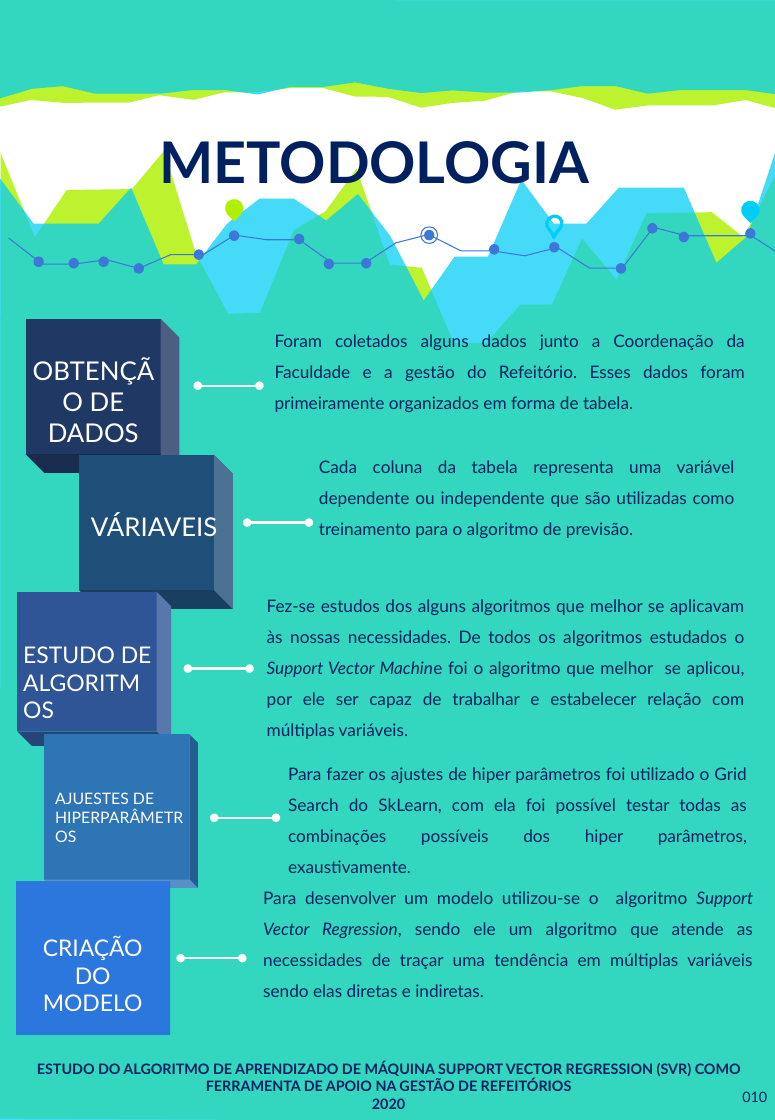
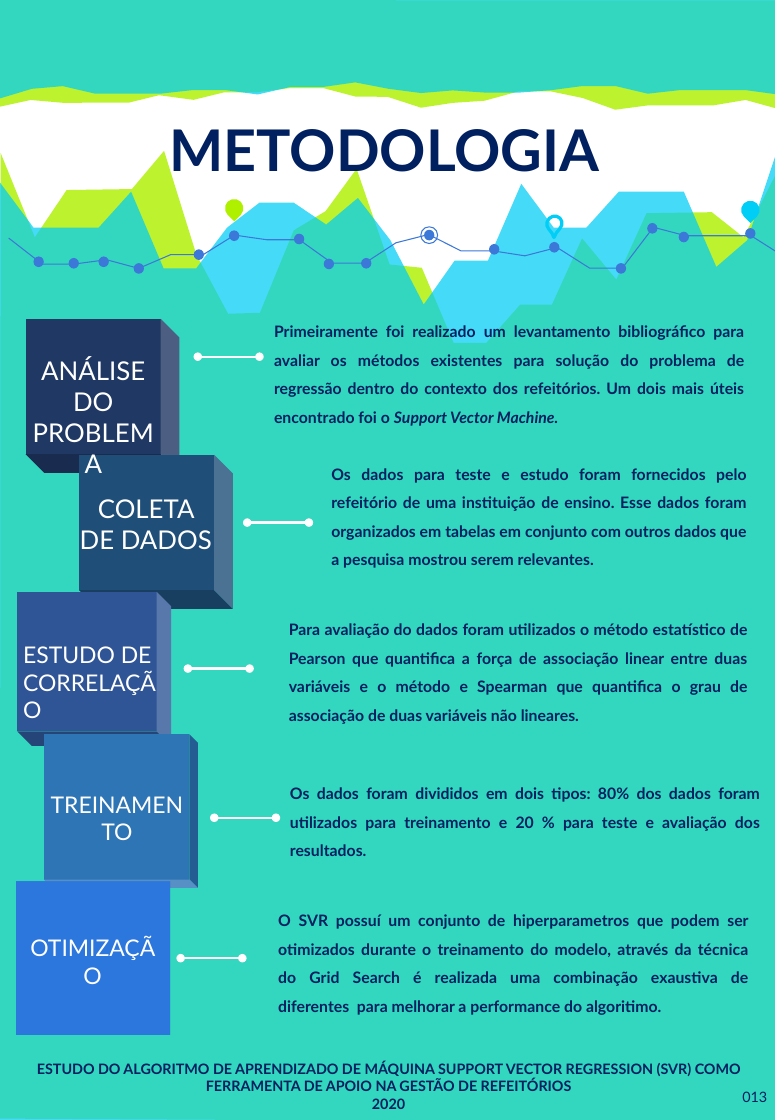
Before and after one commit to SrMartis/TCC1, a slide deck: slide 13 of Relatório Técnico - Revisão.pptx (slide 10 before the commit). Drawn at 775x1120 pixels with LibreOffice and Linux fonts; fonts in the diff are those of the drawing. Boxes give left, top, right and bottom in pixels: in the first picture for what was removed or moved away, otherwise in the second. Text is boxed around its words. In the diff, an @@ line names an element or a change of style, - is before the commit and + after.

Commit message:
Add files via upload
FINAL

```diff
--- a/Relatório Técnico - Revisão.pptx
+++ b/Relatório Técnico - Revisão.pptx
@@ text "METODOLOGIA": place and size @@
-text "METODOLOGIA" at bbox=[160, 141, 590, 194]
+text "METODOLOGIA" at bbox=[170, 129, 600, 182]
@@ freeform shape: place and size @@
-freeform shape at bbox=[0, 131, 775, 1120]
+freeform shape at bbox=[0, 135, 775, 1120]
@@ text added at bbox=[274, 323, 744, 426], 11 pt, text #002060, bold @@
+Primeiramente foi realizado um levantamento bibliográfico para avaliar os métodos existentes para solução do problema de regressão dentro do contexto dos refeitórios. Um dois mais úteis encontrado foi o Support Vector Machine.
@@ text at bbox=[41, 358, 145, 411]: text changed @@
-OBTENÇÃO DE DADOS
+ANÁLISE DO PROBLEMA
@@ double arrow moved from (197, 385) - (259, 385) to (197, 356) - (259, 356) @@
@@ text removed at bbox=[275, 332, 745, 412] @@
-Foram coletados alguns dados junto a Coordenação da Faculdade e a gestão do Refeitório. Esses dados foram primeiramente organizados em forma de tabela.
@@ text at bbox=[331, 468, 747, 568]: text changed; size 12 to 11 pt; bold on @@
-Cada coluna da tabela representa uma variável dependente ou independente que são utilizadas como treinamento para o algoritmo de previsão.
+Os dados para teste e estudo foram fornecidos pelo refeitório de uma instituição de ensino. Esse dados foram organizados em tabelas em conjunto com outros dados que a pesquisa mostrou serem relevantes.
@@ text at bbox=[80, 499, 212, 549]: text changed @@
-VÁRIAVEIS
+COLETA DE DADOS
@@ text removed at bbox=[267, 599, 745, 708] @@
-Fez-se estudos dos alguns algoritmos que melhor se aplicavam às nossas necessidades. De todos os algoritmos estudados o Support Vector Machine foi o algoritmo que melhor se aplicou, por ele ser capaz de trabalhar e estabelecer relação com múltiplas variáveis.
@@ text at bbox=[289, 623, 747, 724]: text changed; size 12 to 11 pt; bold on @@
-Para fazer os ajustes de hiper parâmetros foi utilizado o Grid Search do SkLearn, com ela foi possível testar todas as combinações possíveis dos hiper parâmetros, exaustivamente.
+Para avaliação do dados foram utilizados o método estatístico de Pearson que quantifica a força de associação linear entre duas variáveis e o método e Spearman que quantifica o grau de associação de duas variáveis não lineares.
@@ text added at bbox=[34, 784, 199, 850], 16 pt, text #FFFFFF @@
+TREINAMENTO
@@ text removed at bbox=[55, 792, 154, 804] @@
-AJUESTES DE HIPERPARÂMETROS
@@ text added at bbox=[290, 787, 760, 856], 11 pt, text #002060, bold @@
+Os dados foram divididos em dois tipos: 80% dos dados foram utilizados para treinamento e 20 % para teste e avaliação dos resultados.
@@ text removed at bbox=[263, 891, 753, 997] @@
-Para desenvolver um modelo utilizou-se o algoritmo Support Vector Regression, sendo ele um algoritmo que atende as necessidades de traçar uma tendência em múltiplas variáveis sendo elas diretas e indiretas.
@@ text added at bbox=[278, 914, 748, 1015], 11 pt, text #002060, bold @@
+O SVR possuí um conjunto de hiperparametros que podem ser otimizados durante o treinamento do modelo, através da técnica do Grid Search é realizada uma combinação exaustiva de diferentes para melhorar a performance do algoritimo.
@@ text at bbox=[43, 936, 143, 1011]: text changed @@
-CRIAÇÃO DO MODELO
+OTIMIZAÇÃO
@@ page number at bbox=[742, 1091, 767, 1102]: text changed @@
-010
+013
```
Also in this commit, not shown: 7 other slides changed, 4 slides added.
